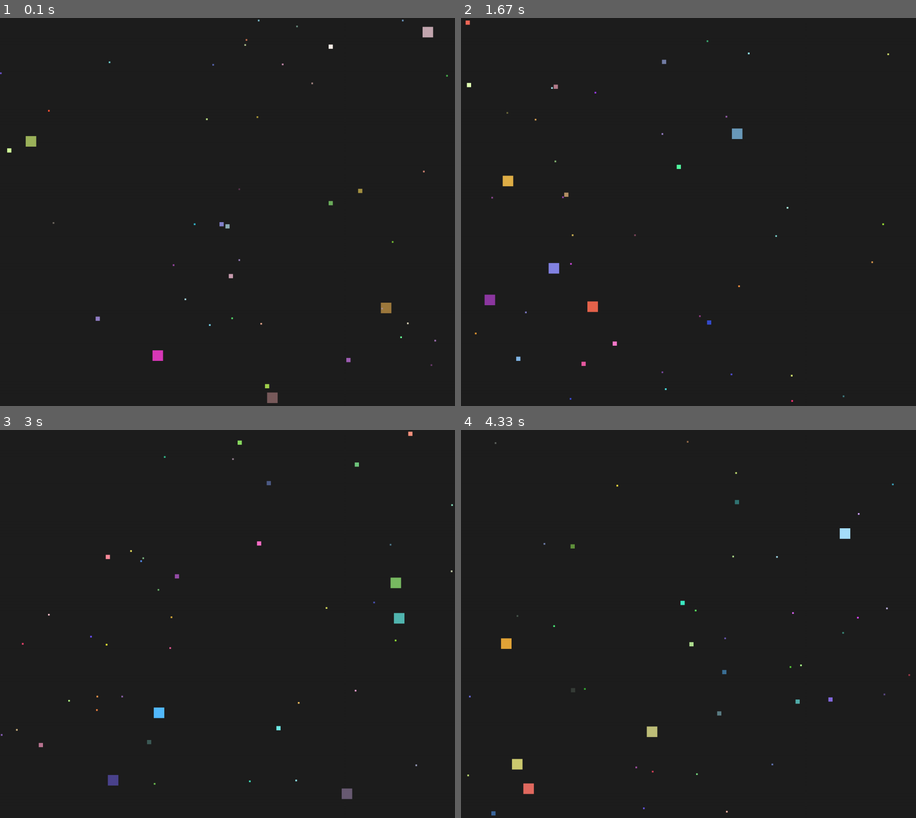
Above: before the commit, frames 1-4 (two rows, left to right).
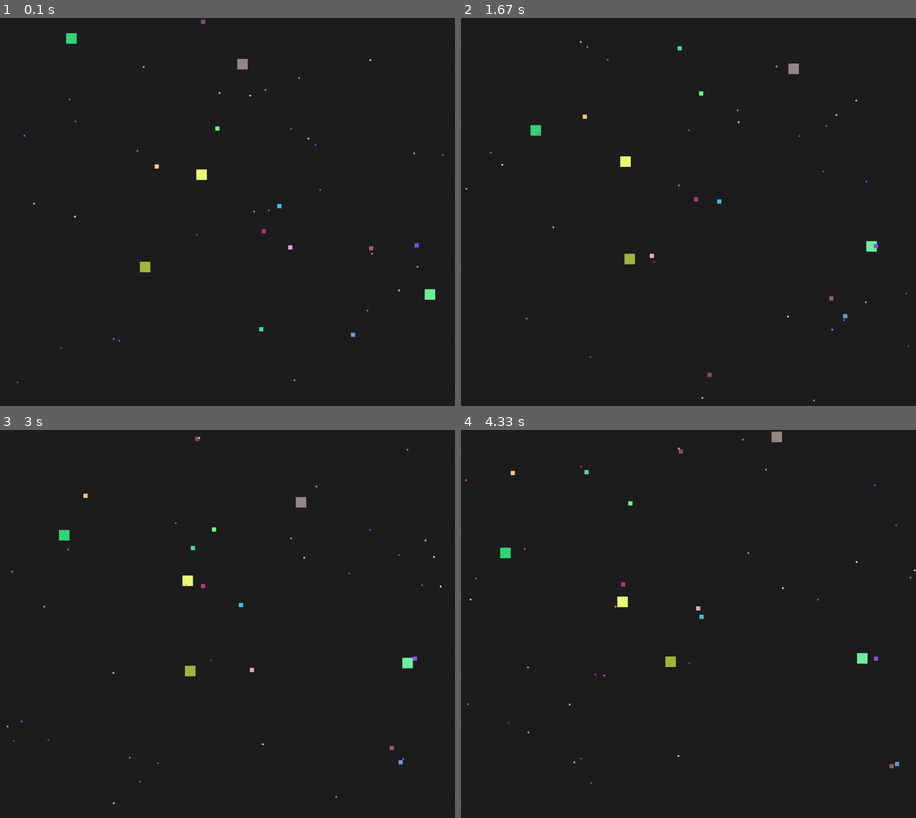
Above: after the commit, the same moments.

Repository: luc11Mhe/lab8-pygame
Game: pygame game, started from main.py
Two runs of this game, one before a commit and one after it. Both use one fixed random seed, a clock stepped at 60 frames per second and the inputs below.
Inputs:
- Up to frame 1 (0.1 s): no input
- Up to frame 2 (1.67 s): no input
- Up to frame 3 (3 s): no input
- Up to frame 4 (4.33 s): no input

The runs differ from the first frame. In frame 1, 1.0% of the frame differs, in the area x 0-99%, y 0-100%; in frame 2, 1.0%, in the area x 1-99%, y 0-99%; in frame 3, 1.0%; in frame 4, 1.0%.

Commit message:
exam: q3 - screen wrapping

Diff:
--- a/main.py
+++ b/main.py
@@ -63,19 +63,32 @@
         self.x += self.dx * dt
         self.y += self.dy * dt
 
+        #Bouncing walls
+        #if self.x < 0:
+         #   self.x = 0
+          #  self.dx *= -1
+        #elif self.x > WIDTH - self.size:
+         #   self.x = WIDTH - self.size
+         #   self.dx *= -1
+
+        #if self.y < 0:
+         #   self.y = 0
+          #  self.dy *= -1
+        #elif self.y > HEIGHT - self.size:
+         #   self.y = HEIGHT - self.size
+          #  self.dy *= -1
+
+        # wrap horizontally
         if self.x < 0:
+            self.x = WIDTH
+        elif self.x > WIDTH:
             self.x = 0
-            self.dx *= -1
-        elif self.x > WIDTH - self.size:
-            self.x = WIDTH - self.size
-            self.dx *= -1
-
+
+        # wrap vertically
         if self.y < 0:
+            self.y = HEIGHT
+        elif self.y > HEIGHT:
             self.y = 0
-            self.dy *= -1
-        elif self.y > HEIGHT - self.size:
-            self.y = HEIGHT - self.size
-            self.dy *= -1
 
     def flee(self, all_squares: List["Square"], dt: float) -> None:
         for other in all_squares:
@@ -191,7 +204,6 @@
     for square in squares:
         square.move(dt)
         square.update_life(dt)
-        square.reset()
 
     for square in squares:
         square.draw(screen)
Not shown, changed: MY_EXAM.md
